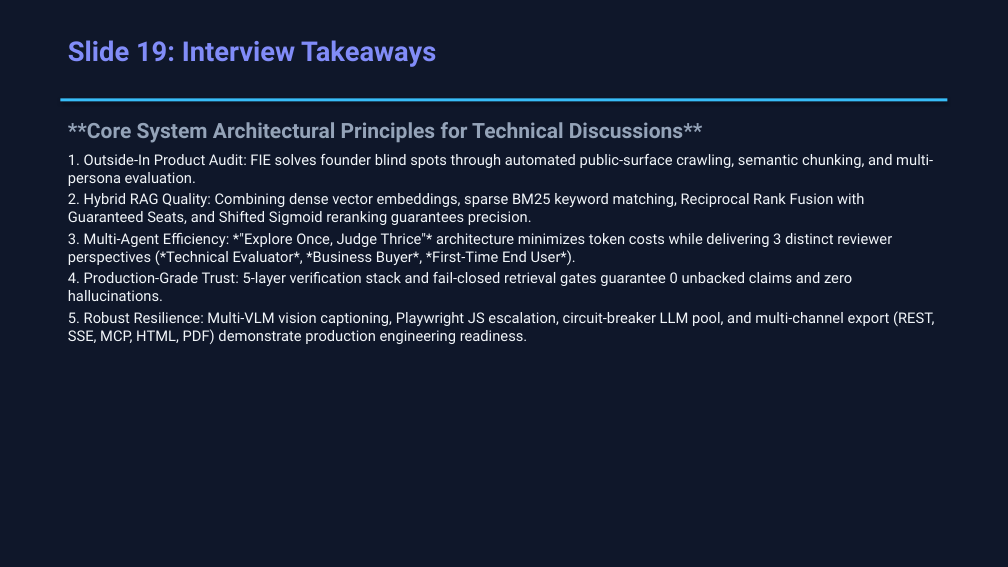
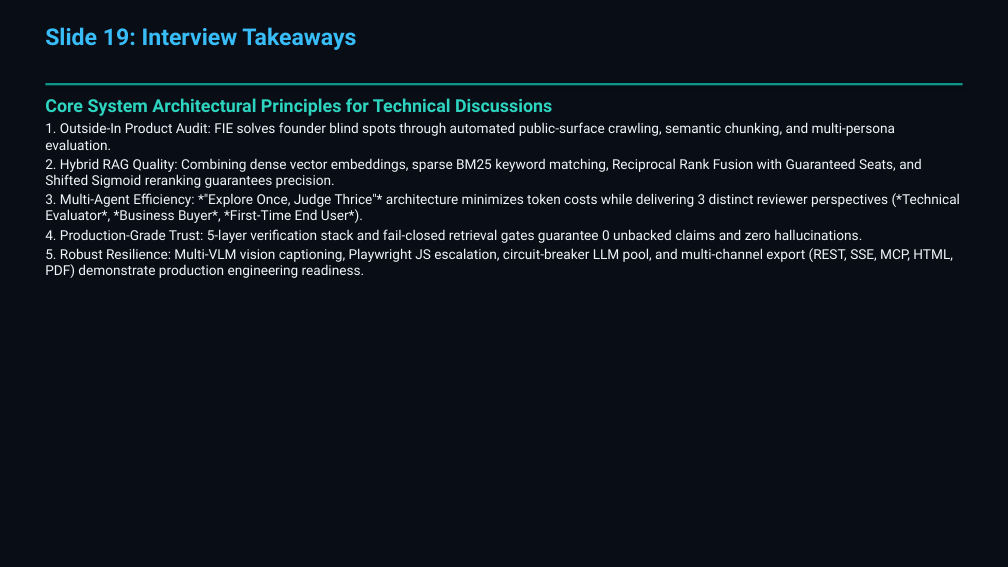
Before and after one commit to keshav9926/First-Impression-, a slide deck: slide 20 of presentation.pptx. Drawn at 1008x567 pixels with LibreOffice and Linux fonts; fonts in the diff are those of the drawing. Boxes give left, top, right and bottom in pixels: in the first picture for what was removed or moved away, otherwise in the second. Text is boxed around its words. In the diff, an @@ line names an element or a change of style, - is before the commit and + after.

Commit message:
fix(presentation): update theme to Teal/Sky, fix slide overflow bounds, add links & presenter attribution (~ Keshav)

```diff
--- a/presentation.pptx
+++ b/presentation.pptx
@@ rectangle at [0, 0, 1008, 567]: fill #0F172A to #090D16 @@
@@ text "Slide 19: Interview Takeaways": place and size @@
-text "Slide 19: Interview Takeaways" at [68, 40, 436, 67]
+text "Slide 19: Interview Takeaways" at [45, 27, 356, 50]
@@ text "Slide 19: Interview Takeaways" at [45, 27, 356, 50]: size 26 to 22 pt, text colour #818CF8 to #38BDF8 @@
@@ rectangle: place and size @@
-rectangle at [60, 98, 948, 101]
+rectangle at [45, 83, 963, 85]
@@ rectangle at [45, 83, 963, 85]: fill #38BDF8 to #0D9488 @@
@@ text at [45, 98, 552, 116]: text changed; size 20 to 17 pt; text colour #94A3B8 to #2DD4BF @@
-**Core System Architectural Principles for Technical Discussions**
+Core System Architectural Principles for Technical Discussions
@@ text "Core System Architectural Principles for ...": place and size @@
-text "Core System Architectural Principles for ..." at [68, 122, 934, 344]
+text "Core System Architectural Principles for ..." at [45, 98, 961, 278]
@@ text at [45, 122, 961, 278]: size 14 to 13 pt; less space between paragraphs @@
```
Also in this commit, not shown: 19 other slides changed, 3 other files.
